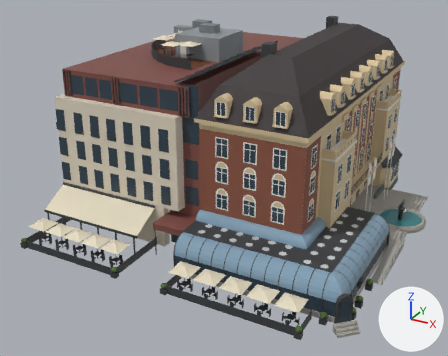
The glTF model web/public/story/trondheim/foniks.glb, before and after one commit.
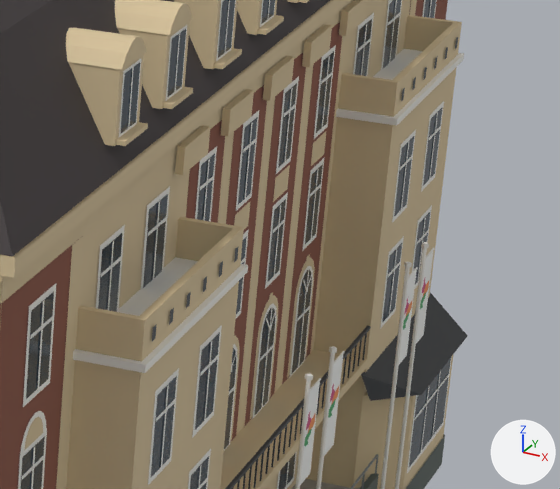
Each version is shown whole from a 50 mm lens placed at (-23.1, -35.8, 38.4), pointed at (-59.2, 29.7, 5.6), then close up on the part from 68% to 94% of the width and 24% to 52% of the height. Every picture has the same lights, and +X, +Y and +Z are marked at lower right. The older version's two pictures come first. Where no turn or scale is listed for an object, it has been applied to the vertices. Vertices at exactly the same position are counted once.

In view in the first close-up: 'brick', 'dark', 'flag', 'frame', 'glass', 'phoenix', 'plinth', 'slate' and 5 more.
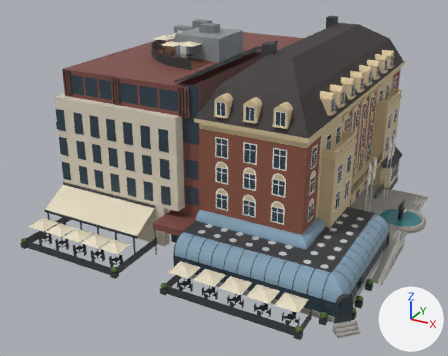
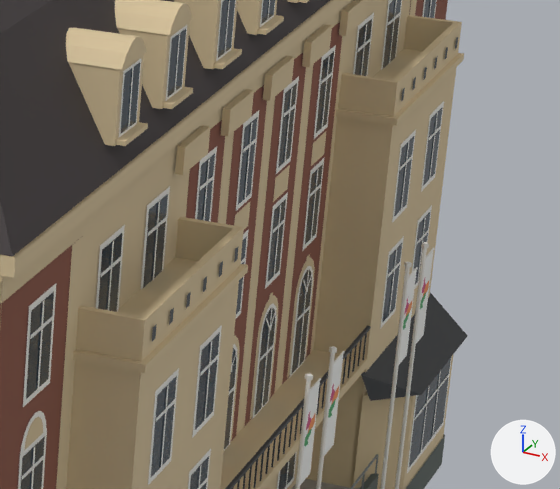
Where the newer file only moved an object's origin or applied its transform, the numbers keep the older frame.

What differs and where, as boxes [x1, y1, x2, y2] in the close-ups (560 x 489 px):
part 1 of me_winframe_010, deleted: before [73, 257, 248, 373]
part 2 of me_winframe_010, deleted: before [336, 49, 464, 126]
part 3 of me_fonikscornice, added (beige): after [73, 257, 248, 373]
part 4 of me_fonikscornice, added (beige): after [336, 49, 464, 126]

The change in detail:
me_winframe_010 is used by ob_frame; location (-44.5, 20.5, 0.0).
me_winframe_010 had 1030 vertices, 812 faces and spanned x -27.8..3.4, y -0.2..36.4, z 0.8..22.3.
me_winframe_010 now has 1014 vertices, 792 faces and spans x -27.8..3.4, y -0.2..36.4, z 0.8..22.3.
me_winframe_010 part 1: the loose piece of 8 vertices spanning x 0.0..1.8, y 4.7..12.2, z 12.6..12.9 is deleted.
me_winframe_010 part 2: the loose piece of 8 vertices spanning x 0.0..1.8, y 25.8..33.3, z 12.6..12.9 is deleted.
me_fonikscornice is used by ob_phoenix; location (-50.9, 39.5, 16.6).
me_fonikscornice had 638 vertices, 693 faces and spanned x -6.8..9.2, y -19.4..19.4, z -16.6..3.1.
me_fonikscornice now has 654 vertices, 713 faces and spans x -6.8..9.2, y -19.4..19.4, z -16.6..3.1.
me_fonikscornice part 3: the loose piece of 8 vertices spanning x 6.5..6.8, y -9.7..-8.2, z 0.8..0.9 is copied, and the copy is scaled about its middle by (6, 4.99, 1.67), then moved by (0.6, -1.6, -4.7); it spans x 6.4..8.2, y -14.3..-6.8, z -4.0..-3.8.
me_fonikscornice part 4: the loose piece of 8 vertices spanning x 6.5..6.8, y 11.4..12.9, z 0.8..0.9 is copied, and the copy is scaled about its middle by (6, 4.99, 1.67), then moved by (0.6, -1.6, -4.7); it spans x 6.4..8.2, y 6.8..14.3, z -4.0..-3.8.
